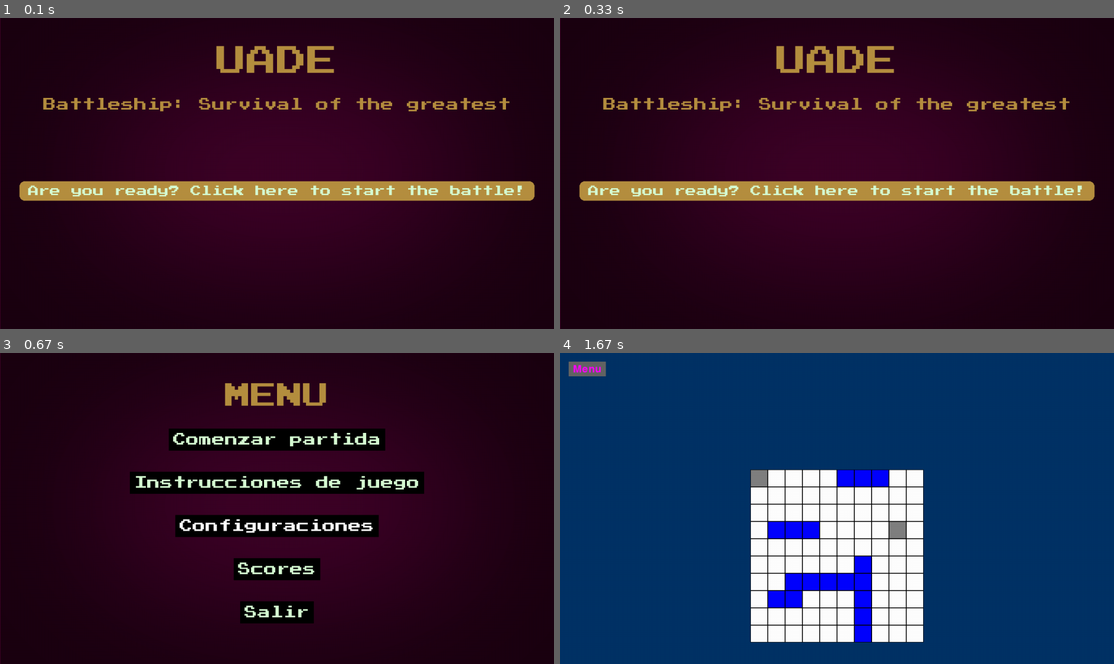
Above: before the commit, frames 1-4 (two rows, left to right).
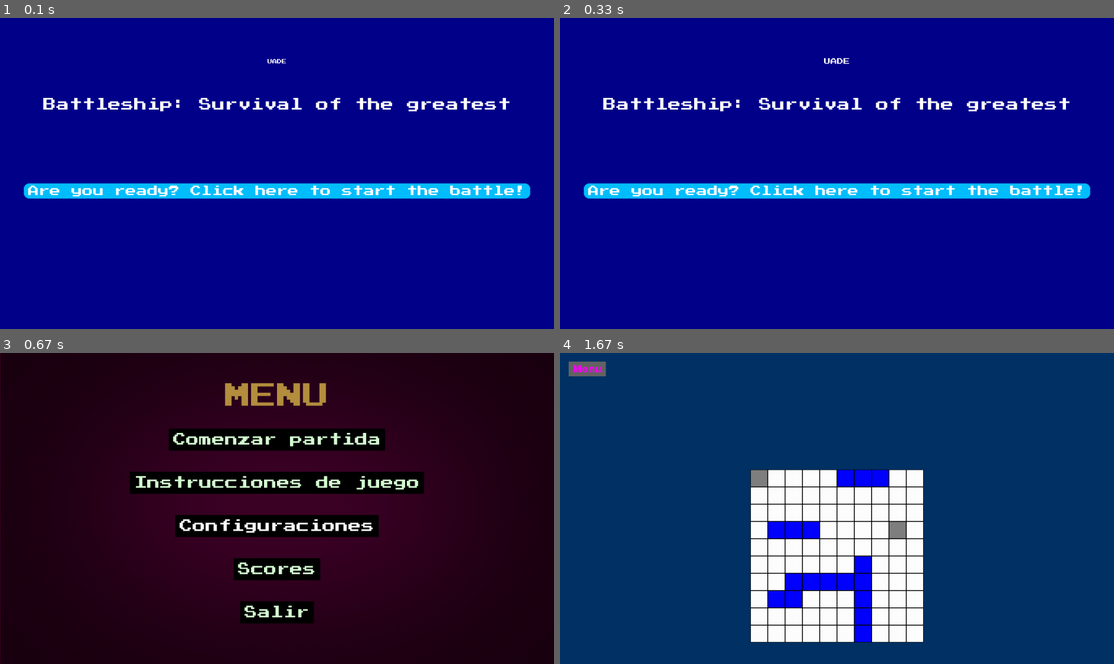
Above: after the commit, the same moments.

Repository: BrianValente/uade-batalla-naval
Game: pygame game, started from uade_battleship/main.py
Two runs of this game, one before a commit and one after it. Both use one fixed random seed, a clock stepped at 60 frames per second and the inputs below.
Inputs (mouse positions are in pixels of both pictures, inside the frame that each line leads up to):
- Up to frame 1 (0.1 s): no input
- Up to frame 2 (0.33 s): no input
- Up to frame 3 (0.67 s): click (254, 520) at 0.38 s
- Up to frame 4 (1.67 s): click "Comenzar partida" at 0.72 s; click (759, 477) at 1.05 s; click (903, 536) at 1.38 s

The runs differ from the first frame. In frame 1, 100% of the frame differs, in the area x 0-100%, y 0-100%; in frame 2, 100%; in frame 3, nothing differs; in frame 4, nothing differs.

Commit message:
portada basica+ animacion+ cambio de colores theme

Diff:
--- a/uade_battleship/portada.py
+++ b/uade_battleship/portada.py
@@ -1,11 +1,13 @@
 import os
 import pygame, sys
-
 from uade_battleship.main_menu import main_menu
 
 pygame.init()
 
-BG = pygame.image.load("assets/Background.png")
+# Colores
+DARK_BLUE = (0, 0, 139)  # Azul oscuro para el fondo de la pantalla
+LIGHT_BLUE = (0, 191, 255)  # Azul claro para el botón y su borde
+WHITE = (255, 255, 255)  # Blanco para el texto
 
 
 def get_font(size):
@@ -17,30 +19,59 @@
 
 
 def portada():
+    # Tamaño inicial del texto para el efecto "pop-up"
+    title_size = 10  # Empieza pequeño
+    max_title_size = 70  # Tamaño final del texto "UADE"
+    growth_rate = 0.5  # Velocidad de crecimiento más lenta
+    bouncing = False  # Para controlar el efecto de rebote
+    bounce_back_rate = 0.2  # Velocidad de retroceso en el rebote
+
+    clock = pygame.time.Clock()  # Reloj para controlar los FPS y la velocidad
+
     while True:
         screen = pygame.display.get_surface()
-        screen.blit(BG, (0, 0))
+
+        # Cambiar color de fondo a azul oscuro
+        screen.fill(DARK_BLUE)  # Fondo azul oscuro
 
         MENU_MOUSE_POS = pygame.mouse.get_pos()
 
-        # Cambiar texto principal a 'UADE'
-        MENU_TEXT = get_font(70).render("UADE", True, "#b68f40")
+        # Aumenta gradualmente el tamaño del texto "UADE"
+        if title_size < max_title_size and not bouncing:
+            title_size += growth_rate
+        elif title_size >= max_title_size:
+            bouncing = True
+        if bouncing:
+            title_size -= bounce_back_rate
+            if title_size <= max_title_size - 5:  # Pequeño rebote al final
+                bouncing = False
+
+        # Cambiar texto principal a 'UADE' con color blanco
+        MENU_TEXT = get_font(int(title_size)).render(
+            "UADE", True, WHITE
+        )  # Color blanco
         MENU_RECT = MENU_TEXT.get_rect(center=(640, 100))
 
-        # Texto adicional "Battleship: Survival of the greatest"
+        # Texto adicional "Battleship: Survival of the greatest" en color blanco
         SUBTEXT = get_font(30).render(
-            "Battleship: Survival of the greatest", True, "#b68f40"
+            "Battleship: Survival of the greatest", True, WHITE
         )
         SUBTEXT_RECT = SUBTEXT.get_rect(center=(640, 200))
 
-        # Cambiar el texto del botón a 'Are you ready? Click here to start the battle!'
+        # Botón estático (sin animación)
         PLAY_BUTTON = Button(
             image=None,  # Eliminamos la imagen
-            pos=(640, 400),
+            pos=(640, 400),  # Posición fija del botón en el centro
             text_input="Are you ready? Click here to start the battle!",
-            font=get_font(25),  # Tamaño de texto ajustado
-            base_color="#d7fcd4",
-            hovering_color="White",
+            font=get_font(25),  # Tamaño de texto del botón
+            base_color=WHITE,  # Texto del botón en blanco
+            hovering_color=(
+                200,
+                200,
+                200,
+            ),  # Color al pasar el mouse por encima (gris claro)
+            bg_color=LIGHT_BLUE,  # Fondo del botón azul claro
+            border_color=LIGHT_BLUE,  # Borde del botón azul claro (igual al fondo del botón)
         )
 
         screen.blit(MENU_TEXT, MENU_RECT)
@@ -59,30 +90,52 @@
 
         pygame.display.update()
 
+        # Controlar los FPS para hacer la animación más suave
+        clock.tick(30)  # Esto hace que la animación corra a 30 FPS
+
 
 # button
 class Button:
-    def __init__(self, image, pos, text_input, font, base_color, hovering_color):
+    def __init__(
+        self,
+        image,
+        pos,
+        text_input,
+        font,
+        base_color,
+        hovering_color,
+        bg_color,
+        border_color,
+    ):
         self.image = image
         self.x_pos = pos[0]
         self.y_pos = pos[1]
         self.font = font
         self.base_color, self.hovering_color = base_color, hovering_color
+        self.bg_color = bg_color  # Color de fondo del botón (ahora azul claro)
+        self.border_color = border_color  # Color del borde del botón (igual al fondo)
         self.text_input = text_input
         self.text = self.font.render(self.text_input, True, self.base_color)
 
         # Calcular el tamaño del botón basado en el tamaño del texto
         self.text_rect = self.text.get_rect(center=(self.x_pos, self.y_pos))
+        # Aquí hacemos más pequeño el botón reduciendo el tamaño extra alrededor del texto
         self.rect = pygame.Rect(
-            0, 0, self.text_rect.width + 40, self.text_rect.height + 20
+            0,
+            0,
+            self.text_rect.width + 20,
+            self.text_rect.height + 10,  # Reducimos el tamaño del botón
         )
         self.rect.center = self.x_pos, self.y_pos
 
     def update(self, screen):
-        # Dibujar el botón con un fondo rectangular
+        # Dibujar el botón con fondo azul claro, borde azul claro y bordes redondeados
         pygame.draw.rect(
-            screen, "#b68f40", self.rect, border_radius=12
-        )  # Color y bordes del botón
+            screen, self.bg_color, self.rect, border_radius=12
+        )  # Fondo del botón azul claro
+        pygame.draw.rect(
+            screen, self.border_color, self.rect, 2, border_radius=12
+        )  # Borde del botón (igual al fondo)
         screen.blit(self.text, self.text_rect)
 
     def checkForInput(self, position):
